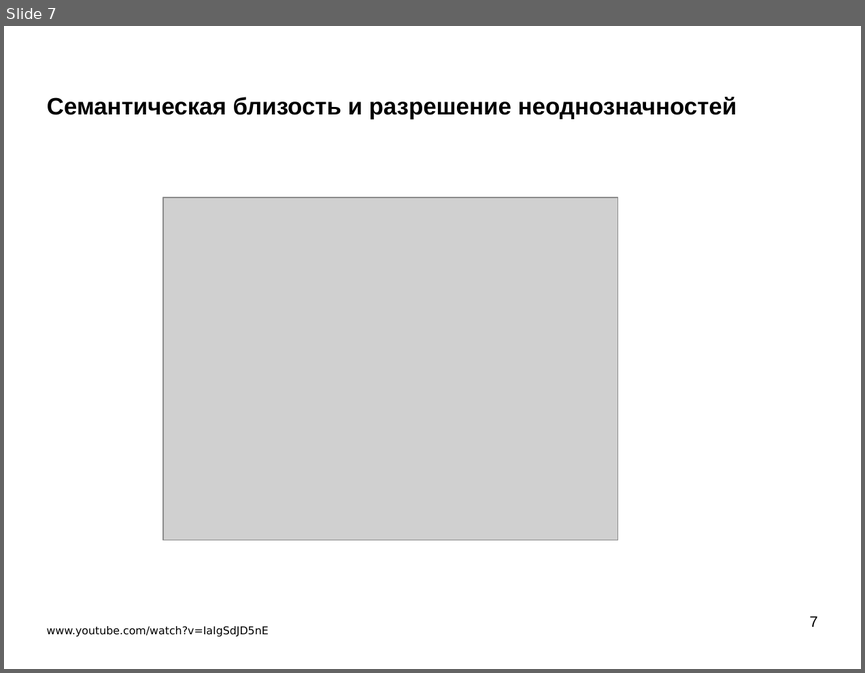
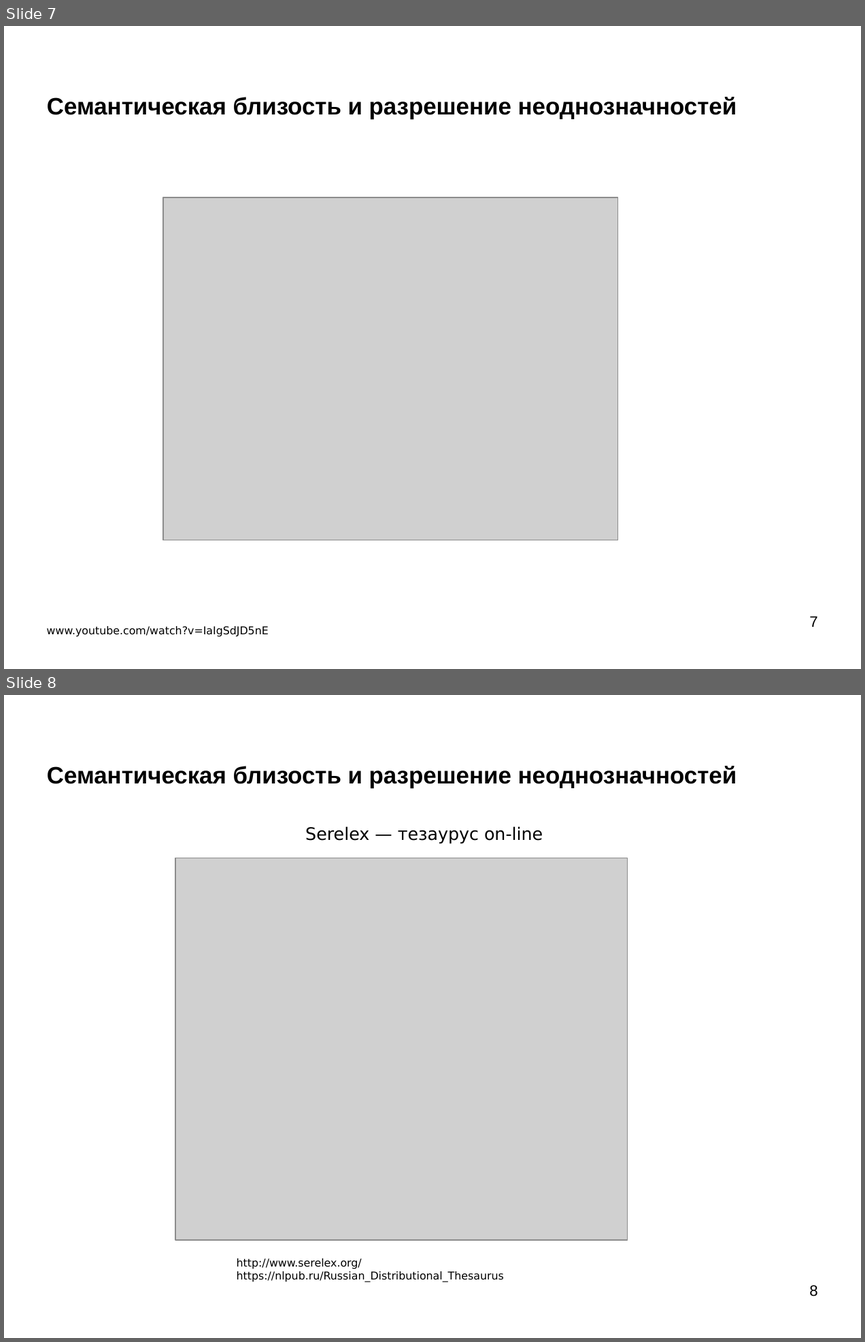
Before and after one commit to mechanoid5/ml_nlp_2022, a slide deck: 11-semantic.odp. Shown one above the other, each under a label of ours: slide 7 before the commit, slides 7 and 8 after it. The pictures are 865x673 and 865x1342 pixels, drawn with LibreOffice and Linux fonts; fonts in the diff are those of the drawing; grey boxes stand for pictures; background and template pictures are left out. Boxes give left, top, right and bottom in pixels: in the first picture for what was removed or moved away, otherwise in the second. Text is boxed around its words. In the diff, an @@ line names an element or a change of style, - is before the commit and + after.

```diff
--- a/11-semantic.odp
+++ b/11-semantic.odp
@@ slide 8 added at bbox=[4, 695, 861, 1338], background picture (left out) @@
@@ title added at bbox=[47, 766, 737, 788], 22 pt, text #000000, bold @@
+Семантическая близость и разрешение неоднозначностей
@@ text added at bbox=[305, 826, 543, 843], 16 pt, text #000000 @@
+Serelex — тезаурус on-line
@@ picture added at bbox=[175, 858, 627, 1239] @@
@@ text added at bbox=[237, 1258, 504, 1282], 10 pt, text #000000 @@
+http://www.serelex.org/
+https://nlpub.ru/Russian_Distributional_Thesaurus
@@ page number added at bbox=[809, 1285, 817, 1296], 14 pt, text #000000 @@
+8
```
Also in this commit, not shown: 1 slide changed, 2 other slides added, 11 other files.
